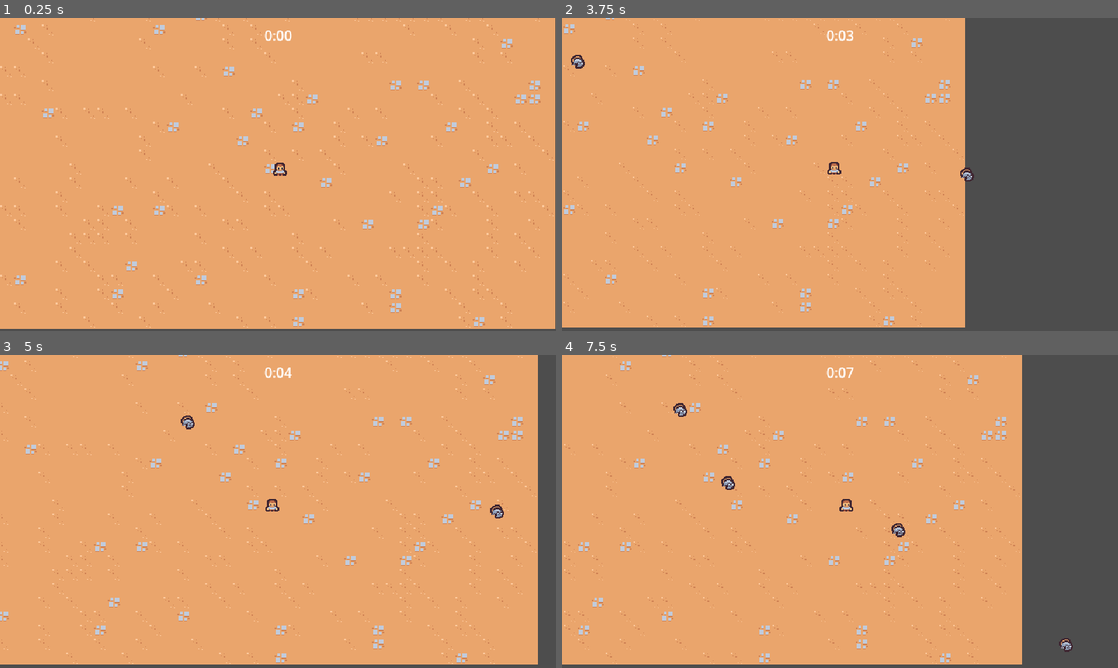
Above: before the commit, frames 1-4 (two rows, left to right).
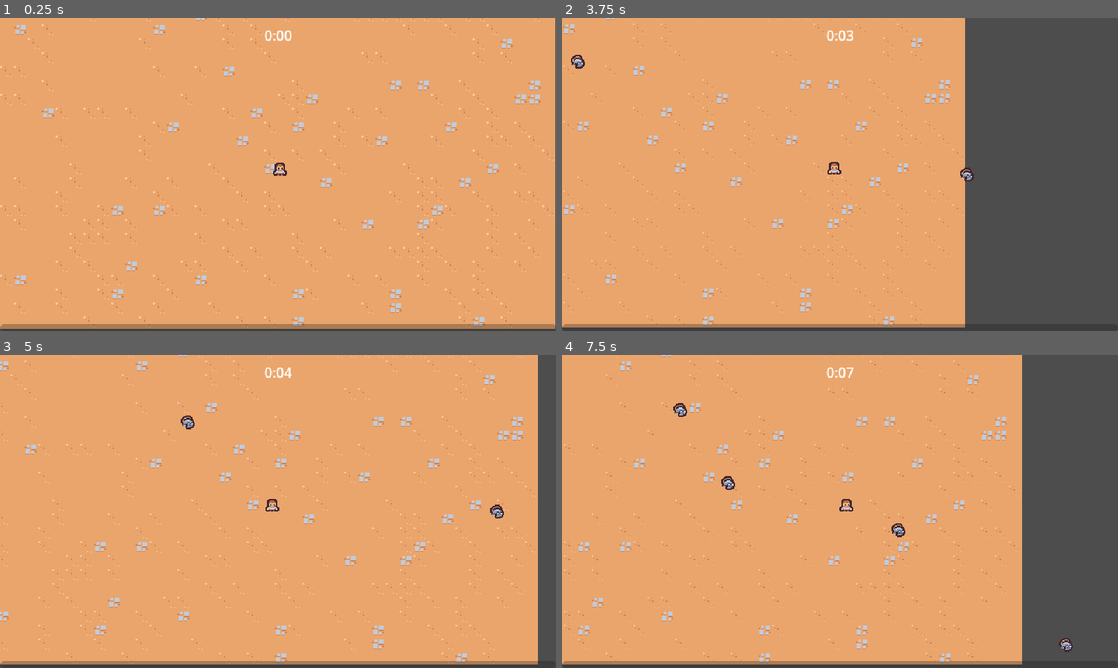
Above: after the commit, the same moments.

Repository: TinyTakinTeller/FirstGodotProject
Game: Godot game, scene res://scenes/main/main.tscn
Same seed, same stepped clock (60 frames per second), same inputs: the game is played once before the commit and once after it.
Inputs:
- Up to frame 1 (0.25 s): no input
- Up to frame 2 (3.75 s): hold Right (move_right) 0.53-1.28 s; hold Down (move_down) 1.28-2.03 s; hold Right (move_right) 2.03-2.78 s; hold Up (move_up) 2.78-3.53 s; hold Left (move_left) from 3.53 s (still down)
- Up to frame 3 (5 s): keep holding Left (move_left)
- Up to frame 4 (7.5 s): release Left (move_left) at 5.03 s; hold Down (move_down) 5.03-5.78 s; hold Right (move_right) 5.78-6.53 s; hold Up (move_up) 6.53-7.28 s; hold Right (move_right) from 7.28 s (still down)

The runs differ from the first frame. In frame 1, 1.6% of the frame differs, in the area x 0-100%, y 97-100%; in frame 2, 0.8%; in frame 3, 1.1%; in frame 4, 0.9%.

Commit message:
chapter 2.14 | experience bar UI

Diff:
--- a/scenes/enviroment/experience_vial/experience_vial.gd
+++ b/scenes/enviroment/experience_vial/experience_vial.gd
@@ -3,9 +3,9 @@
 
 # Called when the node enters the scene tree for the first time.
 func _ready():
-	$Hitbox.area_entered.connect(on_entered)
+	$Hitbox.area_entered.connect(on_area_entered)
 
 
-func on_entered(_hitbox: Area2D) -> void:
+func on_area_entered(_hitbox: Area2D) -> void:
 	GameEvents.emit_experience_vial_collected(1)
 	self.queue_free()
--- a/scenes/main/main.tscn
+++ b/scenes/main/main.tscn
@@ -1,17 +1,23 @@
-[gd_scene load_steps=8 format=3 uid="uid://o7b72hn4d3ef"]
+[gd_scene load_steps=9 format=3 uid="uid://o7b72hn4d3ef"]
 
 [ext_resource type="TileSet" uid="uid://dvbs3ye5sj3wq" path="res://resources/tileset.tres" id="1_4n1tn"]
 [ext_resource type="PackedScene" uid="uid://dc5d04x1libu1" path="res://scenes/manager/arena_time_manager/arena_time_manager.tscn" id="1_b03w8"]
 [ext_resource type="PackedScene" uid="uid://bo3wx06i08qc" path="res://scenes/ui/arena_time_ui/arena_time_ui.tscn" id="1_is76a"]
 [ext_resource type="PackedScene" uid="uid://dt5dthdadn0kj" path="res://scenes/manager/enemy_manager/enemy_manager.tscn" id="1_jx2sw"]
 [ext_resource type="PackedScene" uid="uid://7u5tog6k4j5t" path="res://scenes/enviroment/player/player.tscn" id="1_sjfq2"]
+[ext_resource type="PackedScene" uid="uid://cjvs0syd4k74s" path="res://scenes/ui/experience_bar_ui/experience_bar_ui.tscn" id="2_435na"]
 [ext_resource type="PackedScene" uid="uid://b6t4tcqfsn5q0" path="res://scenes/enviroment/game_camera/game_camera.tscn" id="3_agt7c"]
 [ext_resource type="PackedScene" uid="uid://b4q1qv5nndd2h" path="res://scenes/manager/experience_manager/experience_manager.tscn" id="4_bju5o"]
 
 [node name="Main" type="Node"]
 
-[node name="ArenaTimeUI" parent="." node_paths=PackedStringArray("arena_time_manager") instance=ExtResource("1_is76a")]
-arena_time_manager = NodePath("../Manager/ArenaTimeManager")
+[node name="UI" type="Node" parent="."]
+
+[node name="ArenaTimeUI" parent="UI" node_paths=PackedStringArray("arena_time_manager") instance=ExtResource("1_is76a")]
+arena_time_manager = NodePath("../../Manager/ArenaTimeManager")
+
+[node name="ExperienceBarUI" parent="UI" node_paths=PackedStringArray("experience_manager") instance=ExtResource("2_435na")]
+experience_manager = NodePath("../../Manager/ExperienceManager")
 
 [node name="Manager" type="Node" parent="."]
 
--- a/scenes/manager/experience_manager/experience_manager.gd
+++ b/scenes/manager/experience_manager/experience_manager.gd
@@ -1,6 +1,12 @@
 extends Node
+class_name ExperienceManager
+
+signal experience_updated(current_experience: float, target_experience: float)
 
 var current_experience: float = 0;
+var target_experience: float = 5;
+var experience_growth: float = 5;
+var current_level: float = 1;
 
 
 # Called when the node enters the scene tree for the first time.
@@ -10,3 +16,8 @@
 
 func increment_experience(amount: float) -> void:
 	self.current_experience += amount
+	if self.current_experience >= self.target_experience:
+		self.current_experience -= self.target_experience
+		self.target_experience += self.experience_growth
+		self.current_level += 1
+	self.experience_updated.emit(self.current_experience, self.target_experience)
--- a/scenes/ui/arena_time_ui/arena_time_ui.gd
+++ b/scenes/ui/arena_time_ui/arena_time_ui.gd
@@ -1,6 +1,7 @@
 extends CanvasLayer
 
 @export var arena_time_manager: ArenaTimeManager
+
 @onready var label: Label = $MarginContainer/Label
 
 
--- /dev/null
+++ b/scenes/ui/experience_bar_ui/experience_bar_ui.gd
@@ -0,0 +1,15 @@
+extends CanvasLayer
+
+@export var experience_manager: ExperienceManager
+
+@onready var progress_bar: ProgressBar = $MarginContainer/ProgressBar
+
+
+# Called when the node enters the scene tree for the first time.
+func _ready():
+	self.progress_bar.value = 0
+	self.experience_manager.experience_updated.connect(on_experience_upated)
+
+
+func on_experience_upated(current_experience: float, target_experience: float) -> void:
+	self.progress_bar.value = current_experience / target_experience
--- /dev/null
+++ b/scenes/ui/experience_bar_ui/experience_bar_ui.tscn
@@ -0,0 +1,23 @@
+[gd_scene load_steps=2 format=3 uid="uid://cjvs0syd4k74s"]
+
+[ext_resource type="Script" path="res://scenes/ui/experience_bar_ui/experience_bar_ui.gd" id="1_yiyl5"]
+
+[node name="ExperienceBarUI" type="CanvasLayer"]
+script = ExtResource("1_yiyl5")
+
+[node name="MarginContainer" type="MarginContainer" parent="."]
+anchors_preset = 15
+anchor_right = 1.0
+anchor_bottom = 1.0
+grow_horizontal = 2
+grow_vertical = 2
+mouse_filter = 2
+
+[node name="ProgressBar" type="ProgressBar" parent="MarginContainer"]
+custom_minimum_size = Vector2(0, 8)
+layout_mode = 2
+size_flags_vertical = 8
+mouse_filter = 2
+max_value = 1.0
+value = 0.5
+show_percentage = false
Not shown, changed: readme.md
